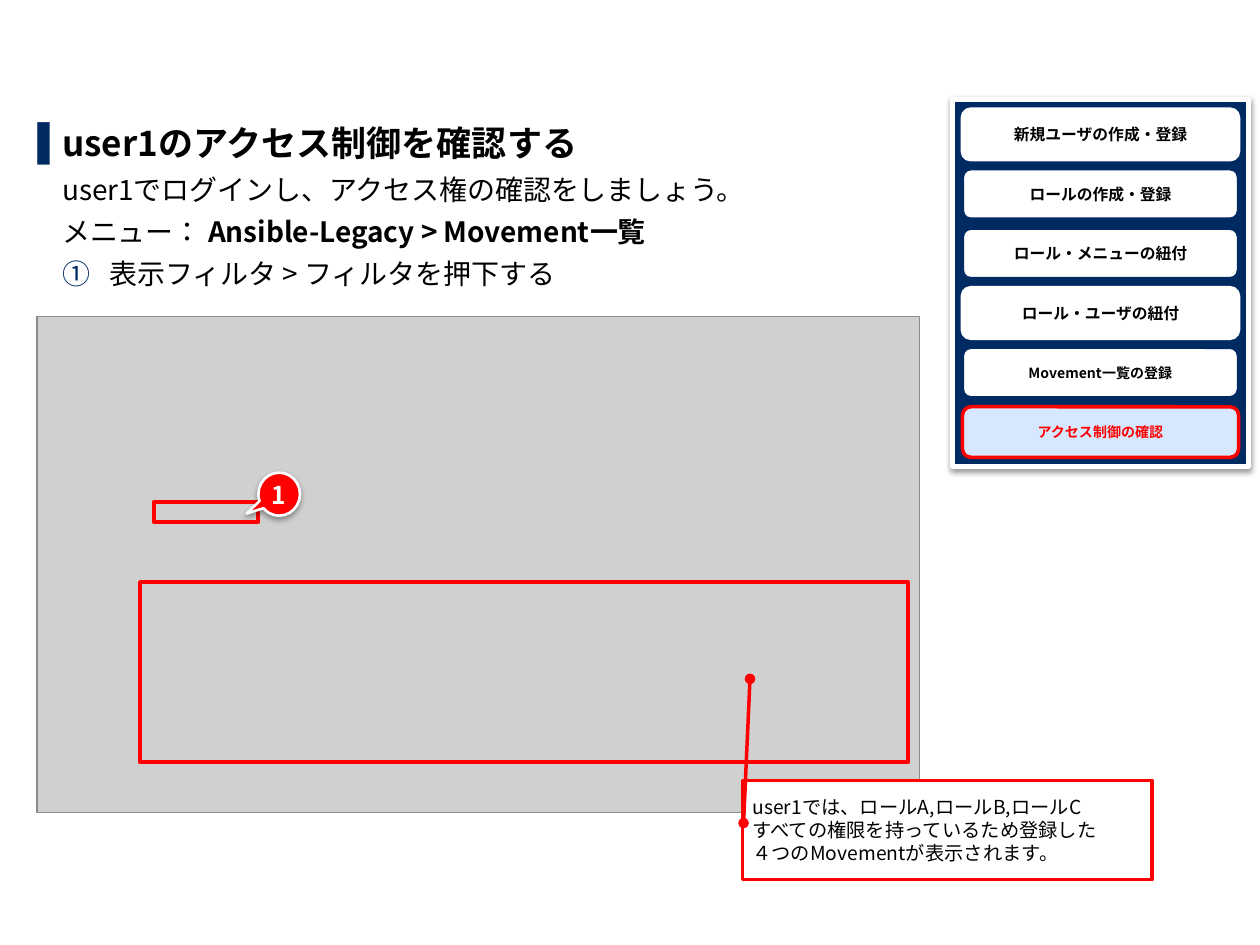
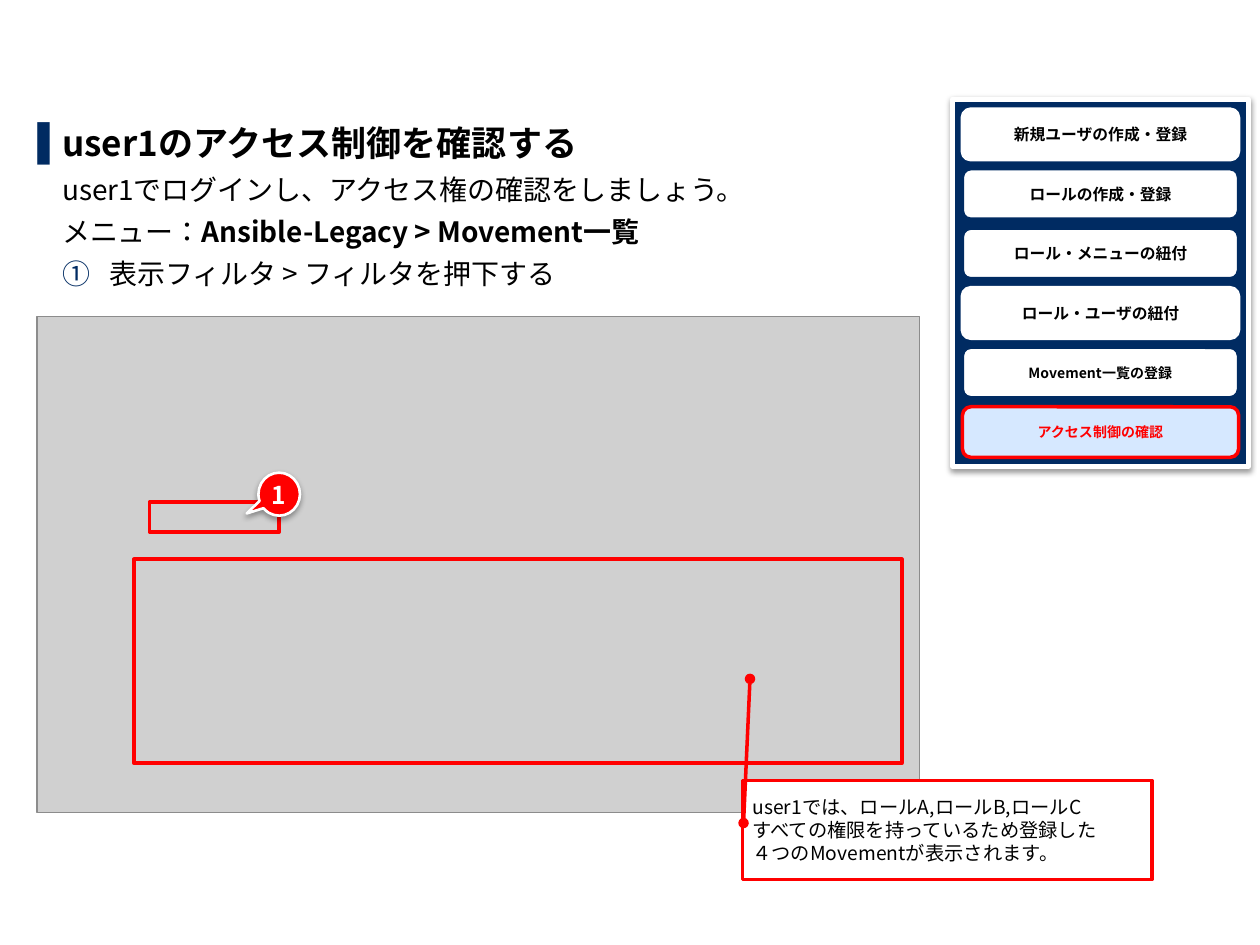
Before and after one commit to exastro-suite/it-automation-docs, a slide deck: slide 41 of asset/Learn_ja/ITA-base_practice_ja.pptx. Drawn at 1260x945 pixels with LibreOffice and Linux fonts; fonts in the diff are those of the drawing; grey boxes stand for pictures; background and template pictures are left out. Boxes give left, top, right and bottom in pixels: in the first picture for what was removed or moved away, otherwise in the second. Text is boxed around its words. In the diff, an @@ line names an element or a change of style, - is before the commit and + after.

```diff
--- a/asset/Learn_ja/ITA-base_practice_ja.pptx
+++ b/asset/Learn_ja/ITA-base_practice_ja.pptx
@@ text at (x1=62, y1=218, x2=640, y2=249): spaces changed @@
-メニュー： Ansible-Legacy > Movement一覧
+メニュー：Ansible-Legacy > Movement一覧
@@ rectangle resized from (x1=154, y1=503, x2=258, y2=523) to (x1=150, y1=503, x2=280, y2=532) @@
@@ rectangle resized from (x1=140, y1=582, x2=908, y2=762) to (x1=134, y1=559, x2=902, y2=764) @@
```
Also in this commit, not shown: 10 other slides changed, 1 other file.
